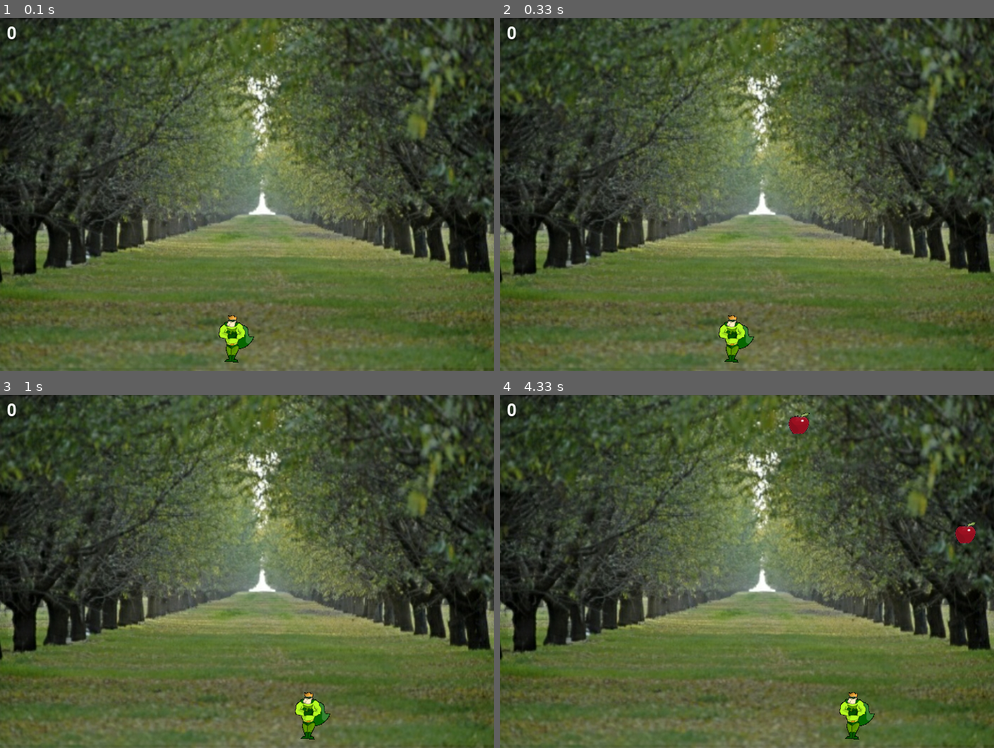
Above: before the commit, frames 1-4 (two rows, left to right).
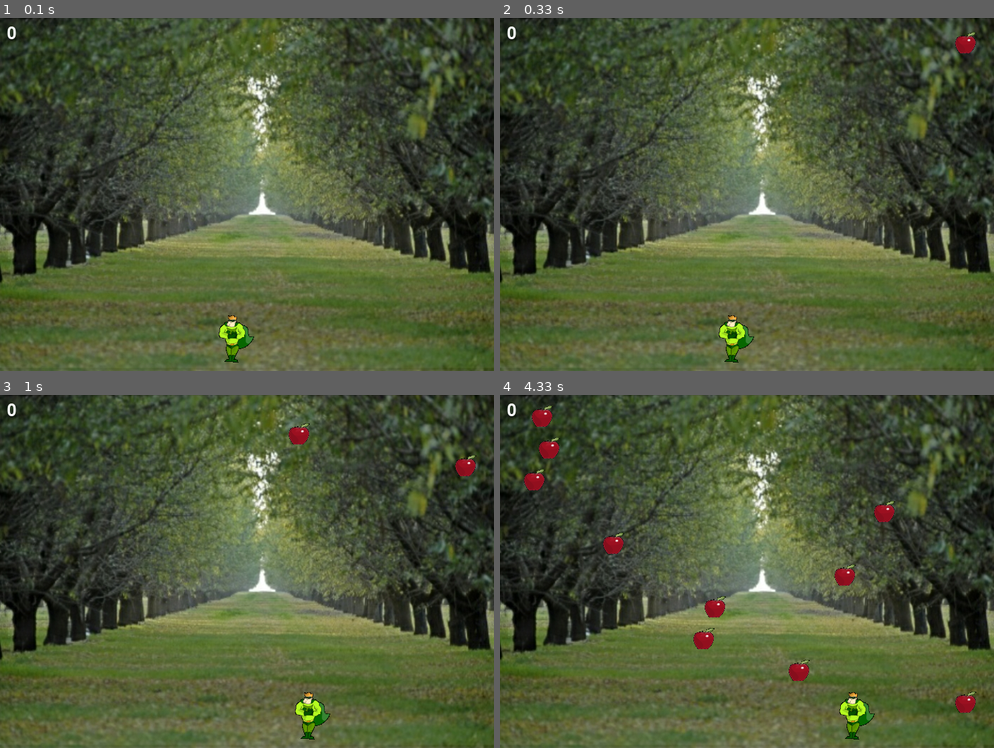
Above: after the commit, the same moments.

Repository: Carine-SHS-Digital-Tech/dodge-pygame-Eth4n12000
Game: pygame game, started from main.py
Two runs of this game, one before a commit and one after it. Both use one fixed random seed, a clock stepped at 60 frames per second and the inputs below.
Inputs:
- Up to frame 1 (0.1 s): no input
- Up to frame 2 (0.33 s): no input
- Up to frame 3 (1 s): hold Right 0.33-0.8 s; hold Right from 0.83 s (still down)
- Up to frame 4 (4.33 s): release Right at 1.3 s; hold Left 1.33-1.87 s; hold Left 1.9-2.3 s; hold Right 2.33-2.97 s; hold Left 3-3.47 s; hold Right 3.5-3.97 s; hold Right from 4 s (still down)

Frame 1 is identical in both runs. In frame 2, 0.2% of the frame differs, in the area x 92-97%, y 4-10%; in frame 3, 0.4%; in frame 4, 2.2%, in the area x 4-97%, y 3-90%.

Commit message:
Increased apple spawn rate

Diff:
--- a/main.py
+++ b/main.py
@@ -66,7 +66,7 @@
 allFallingObjects = pygame.sprite.Group()
 
 # Define additional Functions and Procedures here
-nextApple = pygame.time.get_ticks() + 2500
+nextApple = pygame.time.get_ticks() + 100
 
 charactersGroup = pygame.sprite.Group()
 character = Character()
@@ -94,7 +94,7 @@
         nextObject = FallingObject()
         nextObject.setImage("Apple.png")
         allFallingObjects.add(nextObject)
-        nextApple = pygame.time.get_ticks() + 1500
+        nextApple = pygame.time.get_ticks() + 400
 
     for eachObject in (allFallingObjects.sprites()):
         eachObject.moveFallingObjects(5)
